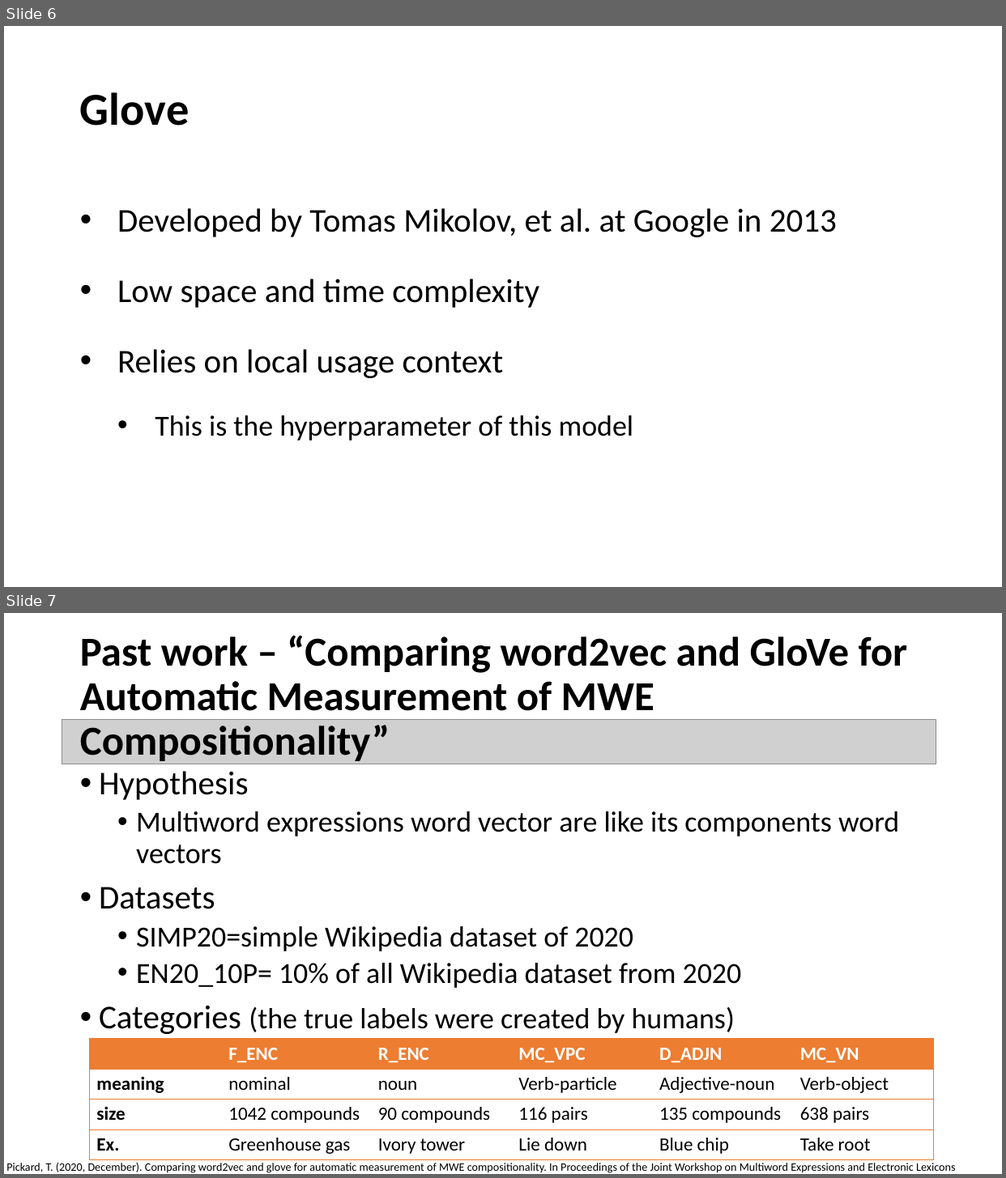
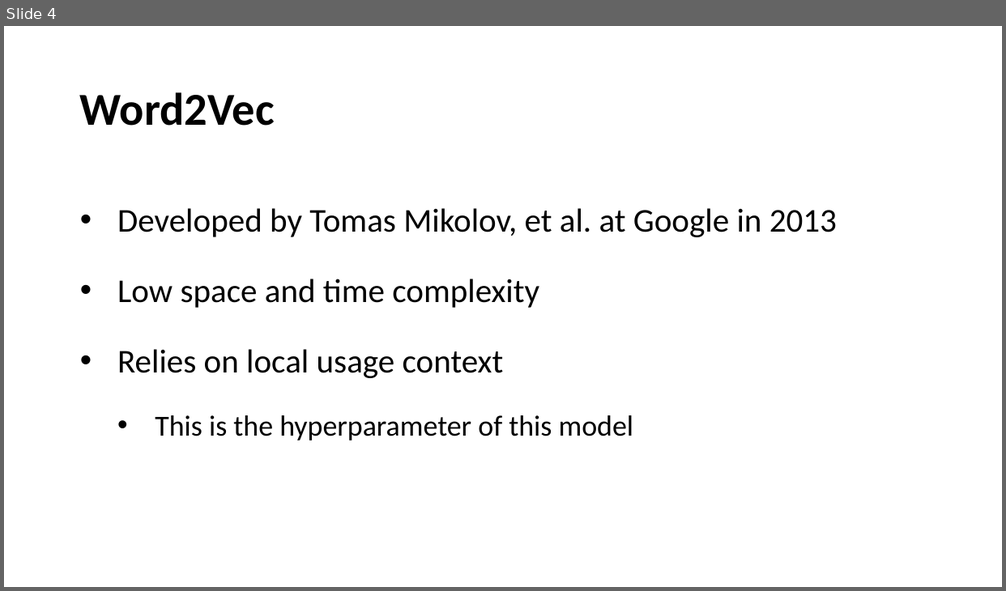
Before and after one commit to chensh3/word2vec_vs_glove, a slide deck: mid_term.pptx. Shown one above the other, each under a label of ours: slides 6 and 7 before the commit, slide 4 after it. The pictures are 1006x1178 and 1006x591 pixels, drawn with LibreOffice and Linux fonts; fonts in the diff are those of the drawing; grey boxes stand for pictures. Boxes give left, top, right and bottom in pixels: in the first picture for what was removed or moved away, otherwise in the second. Text is boxed around its words. In the diff, an @@ line names an element or a change of style, - is before the commit and + after.

```diff
--- a/mid_term.pptx
+++ b/mid_term.pptx
@@ slide 7 removed at [4, 613, 1002, 1174], background #FFFFFF @@
@@ title removed at [80, 635, 908, 764] @@
-Past work – “Comparing word2vec and GloVe for Automatic Measurement of MWE Compositionality”
@@ picture removed at [62, 720, 936, 764] @@
@@ text removed at [99, 771, 899, 1034] @@
-• Hypothesis
-  • Multiword expressions word vector are like its components word vectors
-• Datasets
-  • SIMP20=simple Wikipedia dataset of 2020
-  • EN20_10P= 10% of all Wikipedia dataset from 2020
-• Categories (the true labels were created by humans)
@@ table removed at [89, 1039, 934, 1161], 4 rows, 6 columns @@
- | F_ENC | R_ENC | MC_VPC | D_ADJN | MC_VN
-meaning | nominal | noun | Verb-particle | Adjective-noun | Verb-object
-size | 1042 compounds | 90 compounds | 116 pairs | 135 compounds | 638 pairs
-Ex. | Greenhouse gas | Ivory tower | Lie down | Blue chip | Take root
@@ text removed at [6, 1163, 955, 1174] @@
-Pickard, T. (2020, December). Comparing word2vec and glove for automatic measurement of MWE compositionality. In Proceedings of the Joint Workshop on Multiword Expressions and Electronic Lexicons
@@ what was slide 6 is now slide 4 @@
@@ slide 4 changed as well @@
@@ title at [80, 92, 275, 126]: text changed @@
-Glove
+Word2Vec
```
Also in this commit, not shown: 4 other slides changed, 6 slides added, 4 other slides removed, 7 other files.
